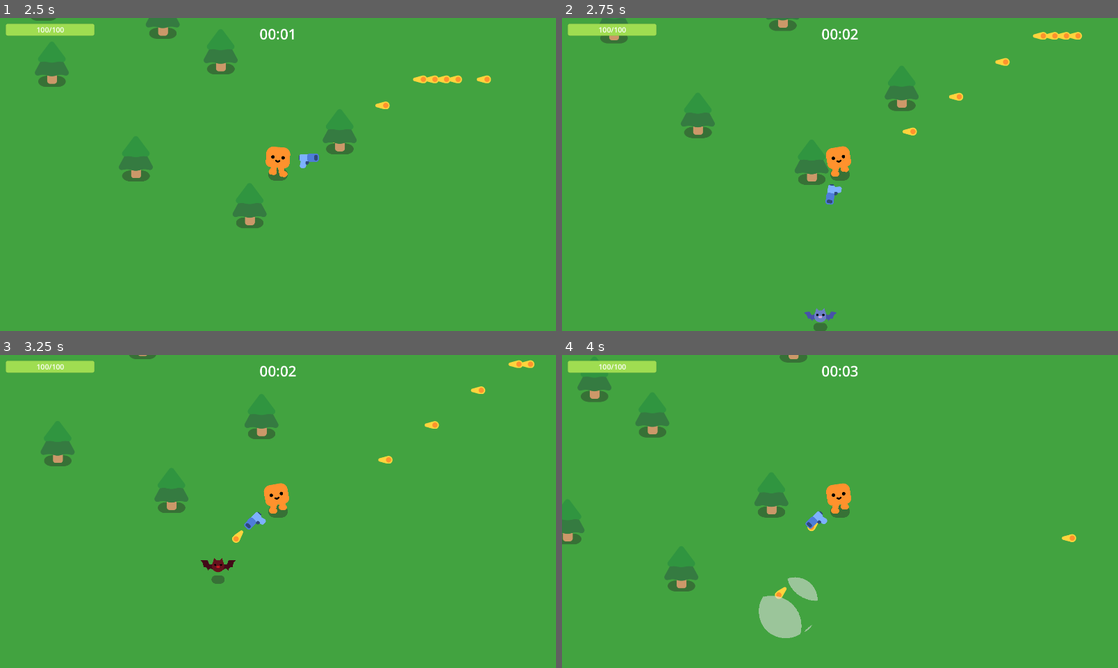
Above: before the commit, frames 1-4 (two rows, left to right).
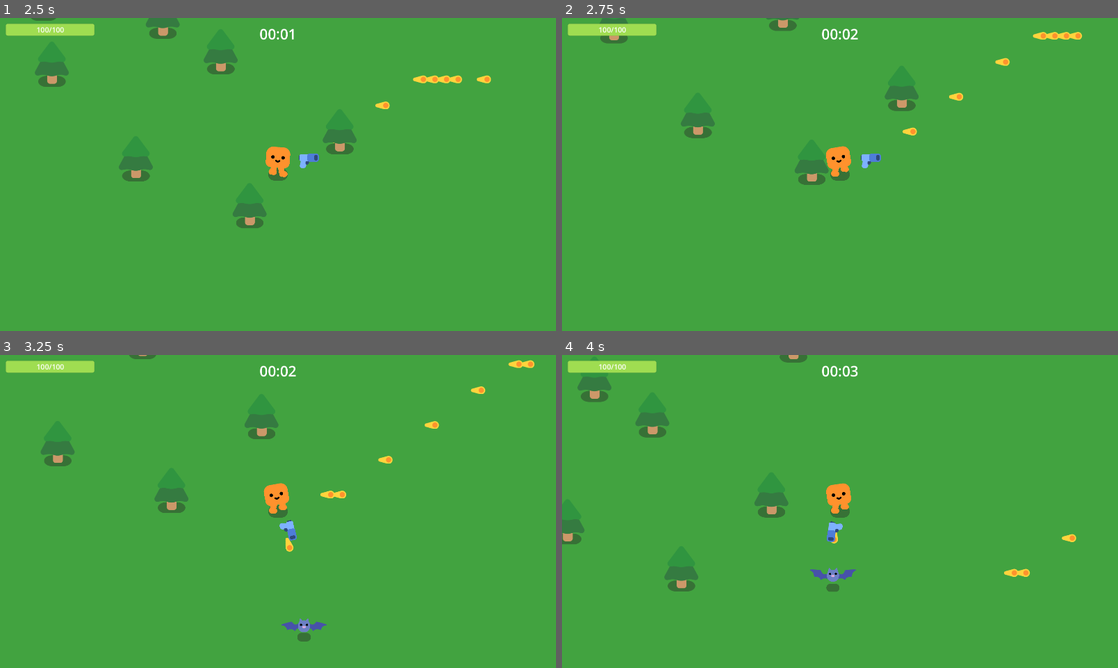
Above: after the commit, the same moments.

Repository: Gatreh/vampire-survivors-clone
Game: Godot game, scene res://MainMenu.tscn
Two runs of this game, one before a commit and one after it. Both use one fixed random seed, a clock stepped at 60 frames per second and the inputs below.
Inputs:
- Up to frame 1 (2.5 s): click "Start Game" at 0.5 s; tap Enter at 1.25 s; hold D (move_right) 1.28-2.03 s; hold S (move_down) from 2.03 s (still down)
- Up to frame 2 (2.75 s): keep holding S (move_down)
- Up to frame 3 (3.25 s): release S (move_down) at 2.78 s; hold D (move_right) from 2.78 s (still down)
- Up to frame 4 (4 s): release D (move_right) at 3.53 s; hold W (move_up) from 3.53 s (still down)

Frame 1 is identical in both runs. In frame 2, 0.4% of the frame differs, in the area x 43-58%, y 43-100%; in frame 3, 0.9%; in frame 4, 1.7%, in the area x 35-85%, y 49-91%.

Commit message:
Cleaning and changing the path to a semicircle instead

Diff:
--- a/Bullet.gd
+++ b/Bullet.gd
@@ -14,7 +14,6 @@
 	if travelDistance > range:
 		queue_free()
 
-
 func _on_body_entered(body):
 	queue_free()
 	if body.has_method("TakeDamage"):
--- a/Game.tscn
+++ b/Game.tscn
@@ -4,9 +4,9 @@
 [ext_resource type="Script" path="res://Game.gd" id="1_httbb"]
 [ext_resource type="PackedScene" uid="uid://fjf4p4x84qg2" path="res://Tree.tscn" id="2_tmq84"]
 
-[sub_resource type="Curve2D" id="Curve2D_5gefv"]
+[sub_resource type="Curve2D" id="Curve2D_cwgn1"]
 _data = {
-"points": PackedVector2Array(0, 0, 0, 0, -1775, -303, 0, 0, 0, 0, 370, -297, 0, 0, 0, 0, 367, 1011, 0, 0, 0, 0, -1769, 1002, 0, 0, 0, 0, -1772, -301)
+"points": PackedVector2Array(-250, 750, 0, -750, -1300, 0, -600, 0, 600, 0, 0, -900, 0, -750, 0, 750, 1300, 0, 600, 0, -600, 0, 0, 900, 0, 750, 0, 0, -1300, 0)
 }
 point_count = 5
 
@@ -26,13 +26,12 @@
 position = Vector2(948, 508)
 
 [node name="OutsideCamera" type="Path2D" parent="Player"]
-position = Vector2(739, -345)
-curve = SubResource("Curve2D_5gefv")
+curve = SubResource("Curve2D_cwgn1")
 
 [node name="PathFollow2D" type="PathFollow2D" parent="Player/OutsideCamera"]
 unique_name_in_owner = true
-position = Vector2(-1775, -303)
-rotation = 0.0027972
+position = Vector2(-1300, 0)
+rotation = -1.5708
 
 [node name="WorldObjects" type="Node" parent="."]
 
--- a/Player.gd
+++ b/Player.gd
@@ -10,7 +10,6 @@
 
 func _ready():
 	updateHealthBar()
-
 
 func _physics_process(delta):
 	# Movement
@@ -37,6 +36,4 @@
 func updateHealthBar():
 	%HealthBar.max_value = max_health
 	%HealthBar.value = health
-	if health < 0:
-		%HealthBar.value = 0
-	%HealthLabel.text = str(health) + "/" + str(max_health)
+	%HealthLabel.text = str(%HealthBar.value) + "/" + str(%HealthBar.max_value)
--- a/characters/bat/bat.gd
+++ b/characters/bat/bat.gd
@@ -3,7 +3,6 @@
 func play_walk():
 	%AnimationPlayer.play("walk")
 
-
 func play_hurt():
 	%AnimationPlayer.play("hurt")
 	%AnimationPlayer.queue("walk")
--- a/characters/happy_boo/happy_boo.gd
+++ b/characters/happy_boo/happy_boo.gd
@@ -1,9 +1,7 @@
 extends Node2D
-
 
 func play_idle_animation():
 	%AnimationPlayer.play("idle")
 
-
 func play_walk_animation():
 	%AnimationPlayer.play("walk")
--- a/characters/slime/slime.gd
+++ b/characters/slime/slime.gd
@@ -3,7 +3,6 @@
 func play_walk():
 	%AnimationPlayer.play("walk")
 
-
 func play_hurt():
 	%AnimationPlayer.play("hurt")
 	%AnimationPlayer.queue("walk")
